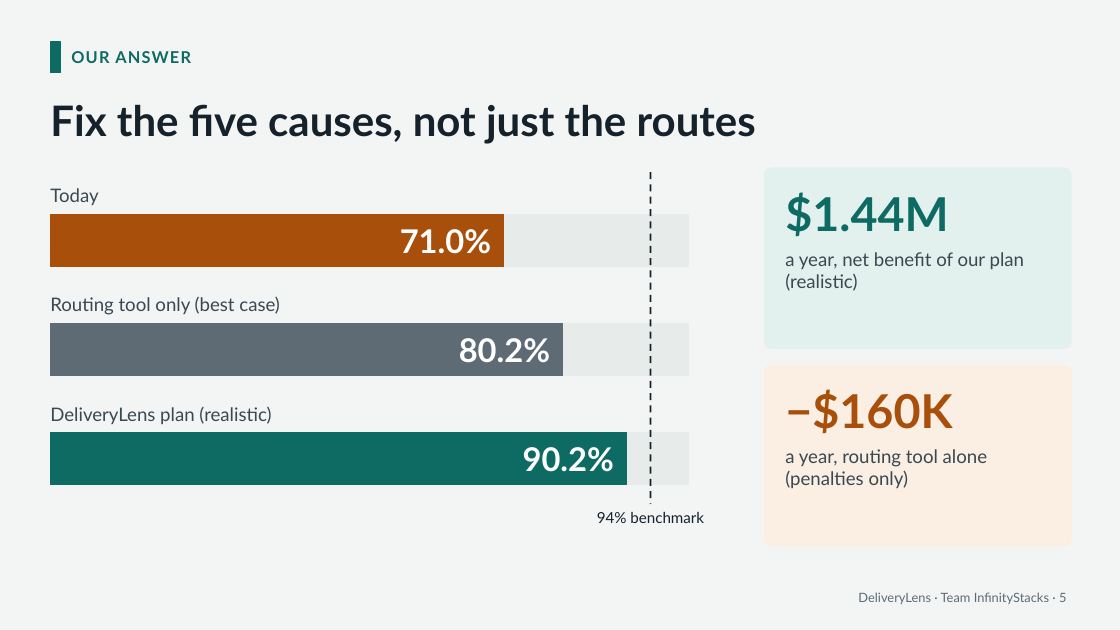
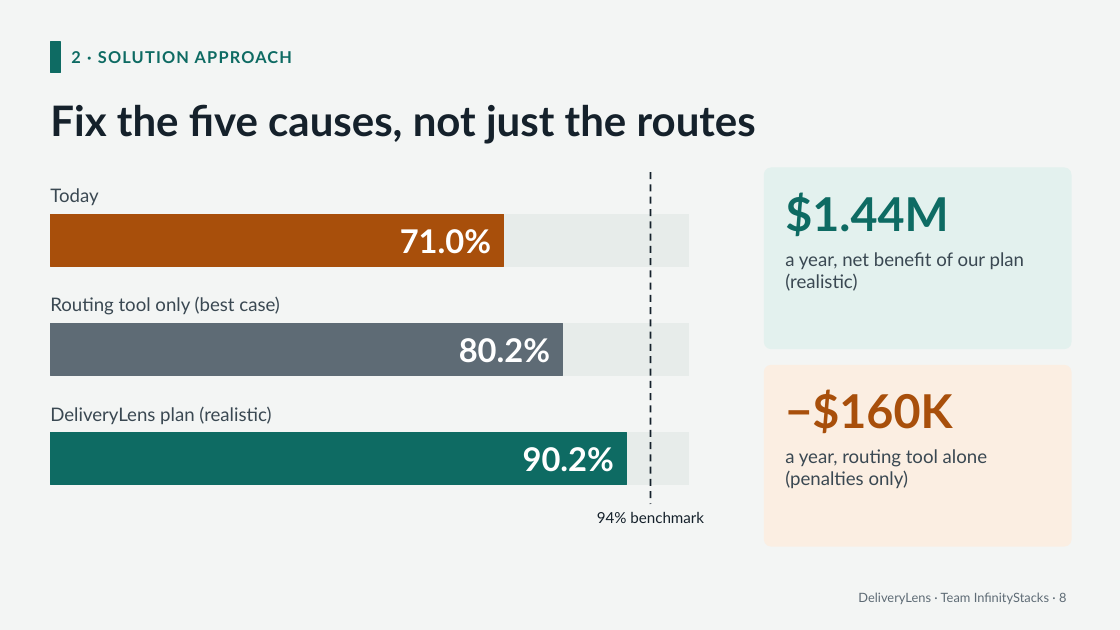
Before and after one commit to saimuthiki/halcyon-deliverylens, a slide deck: slide 8 of deck/DeliveryLens-pitch.pptx (slide 5 before the commit). Drawn at 1120x630 pixels with LibreOffice and Linux fonts; fonts in the diff are those of the drawing. Boxes give left, top, right and bottom in pixels: in the first picture for what was removed or moved away, otherwise in the second. Text is boxed around its words. In the diff, an @@ line names an element or a change of style, - is before the commit and + after.

```diff
--- a/deck/DeliveryLens-pitch.pptx
+++ b/deck/DeliveryLens-pitch.pptx
@@ text at [71, 51, 292, 63]: text changed @@
-OUR ANSWER
+2 · SOLUTION APPROACH
@@ text at [858, 592, 1066, 604]: text changed @@
-DeliveryLens · Team InfinityStacks · 5
+DeliveryLens · Team InfinityStacks · 8
```
Also in this commit, not shown: 13 other slides changed, 13 slides added, 4 other files.
